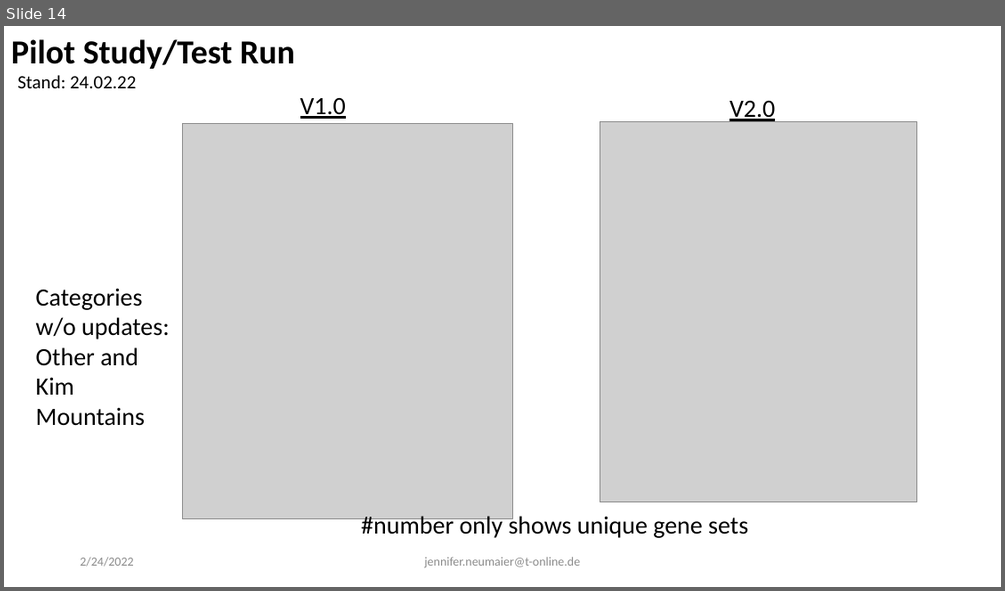
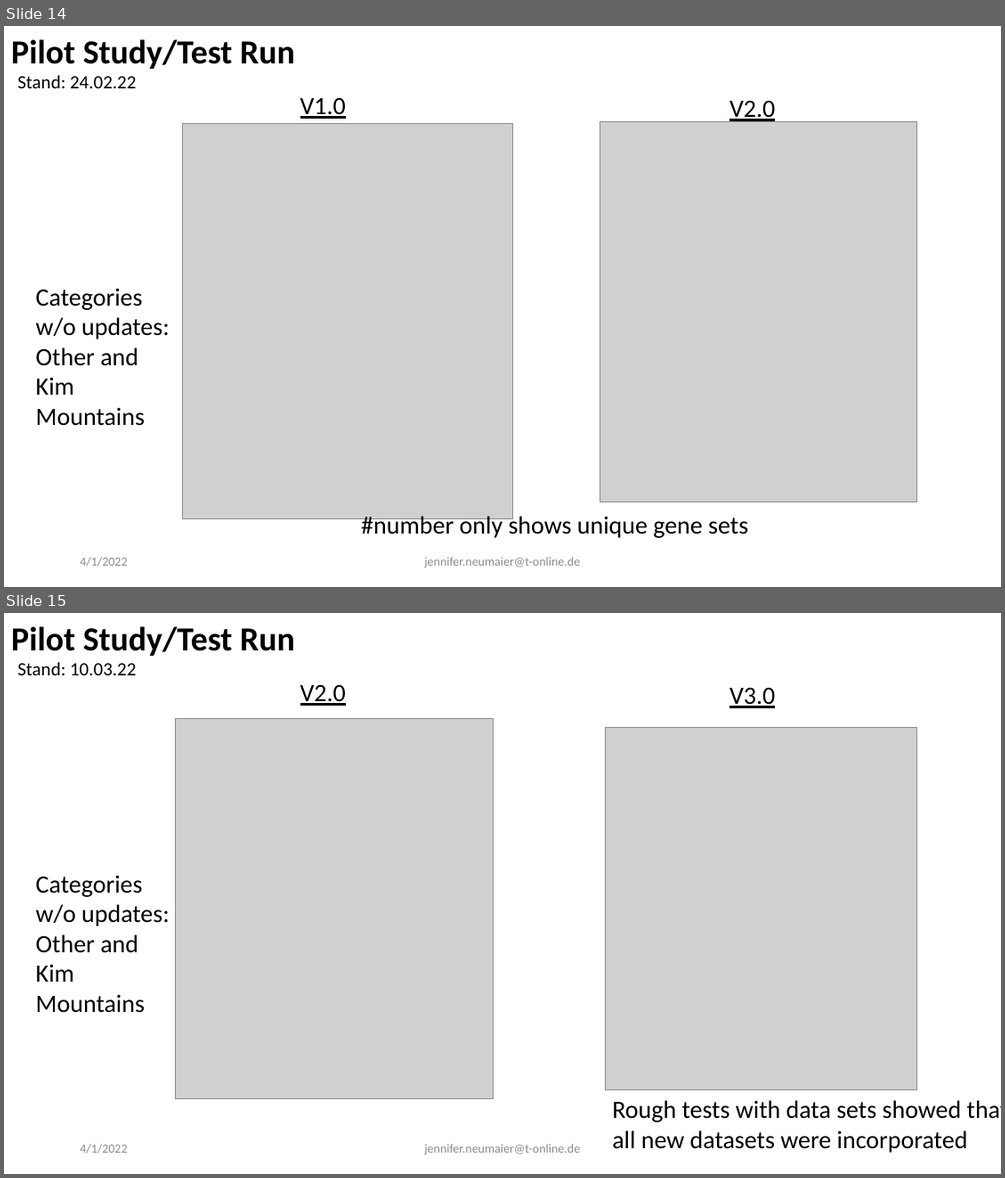
Before and after one commit to evoecogen/WormExp, a slide deck: Documentation/Project_Presentation_210922.pptx. Shown one above the other, each under a label of ours: slide 14 before the commit, slides 14 and 15 after it. The pictures are 1005x591 and 1005x1178 pixels, drawn with LibreOffice and Linux fonts; fonts in the diff are those of the drawing; grey boxes stand for pictures. Boxes give left, top, right and bottom in pixels: in the first picture for what was removed or moved away, otherwise in the second. Text is boxed around its words. In the diff, an @@ line names an element or a change of style, - is before the commit and + after.

```diff
--- a/Documentation/Project_Presentation_210922.pptx
+++ b/Documentation/Project_Presentation_210922.pptx
@@ slide 15 added at (4,613,1001,1174), background #FFFFFF @@
@@ text added at (11,626,295,656), 32.4 pt, text #000000, bold @@
+Pilot Study/Test Run
@@ text added at (17,662,136,675), 18 pt, text #000000 @@
+Stand: 10.03.22
@@ text added at (300,685,346,706), 24 pt, text #000000, underline @@
+V2.0
@@ text added at (729,688,775,708), 24 pt, text #000000, underline @@
+V3.0
@@ picture added at (175,718,493,1099) @@
@@ picture added at (606,728,918,1089) @@
@@ text added at (36,875,170,1013), 24 pt, text #000000 @@
+Categories w/o updates:
+Other and Kim Mountains
@@ text added at (612,1100,1001,1152), 24 pt, text #000000 @@
+Rough tests with data sets showed that all new datasets were incorporated
@@ text added at (80,1143,127,1153), 12 pt, text #8C8C8C @@
+4/1/2022
@@ text added at (424,1143,580,1155), 12 pt, text #8C8C8C @@
+jennifer.neumaier@t-online.de
@@ slide 14 changed as well @@
@@ text at (80,556,127,566): text changed @@
-2/24/2022
+4/1/2022
```
Also in this commit, not shown: 30 other slides changed, 15 other slides added, 5 other files.
